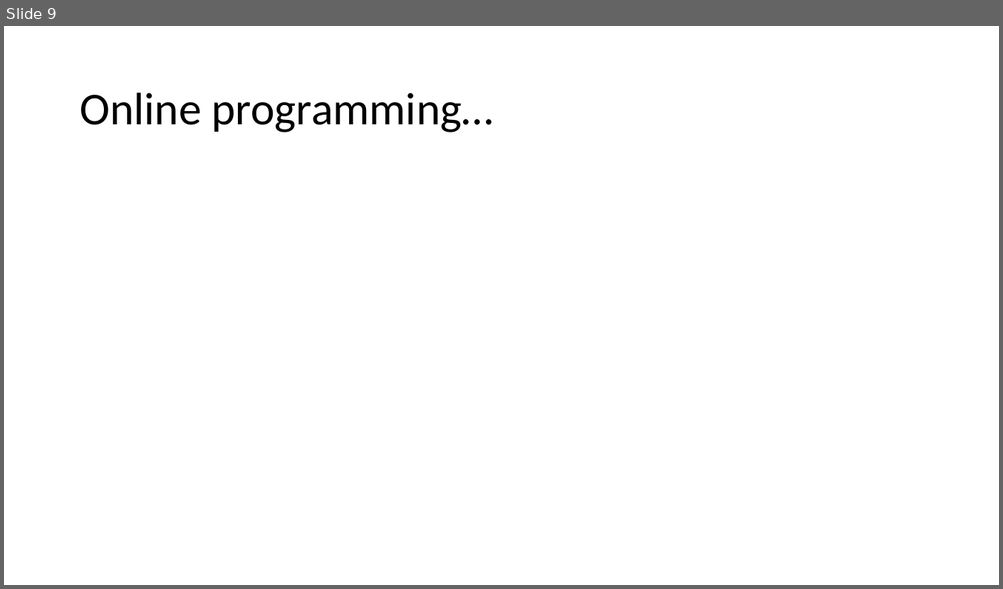
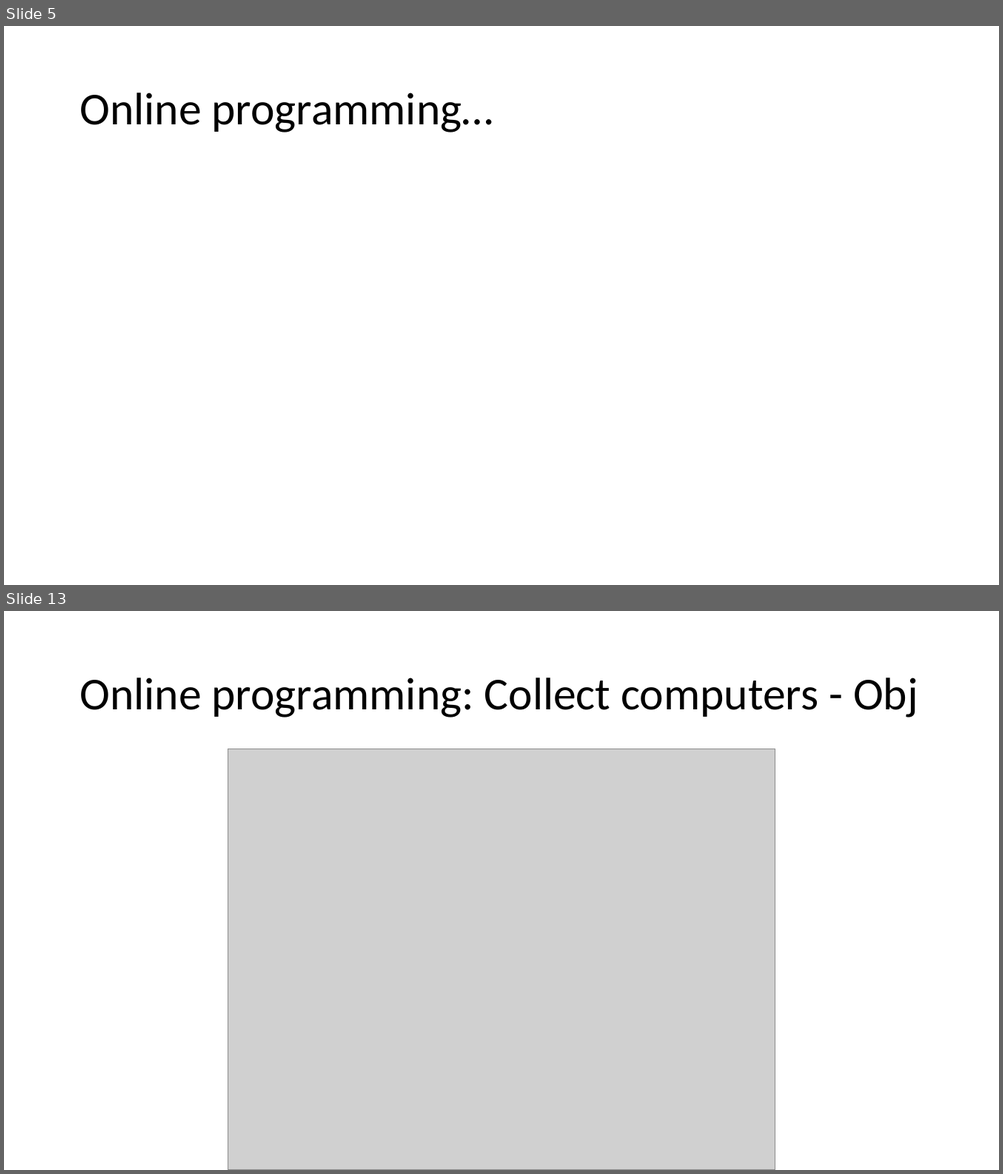
Before and after one commit to fisterloegsovs/pop22, a slide deck: lectures/1.2Scratch/lecture.pptx. Shown one above the other, each under a label of ours: slide 9 before the commit, slides 5 and 13 after it; the slides between them are not shown. The pictures are 1003x589 and 1003x1174 pixels, drawn with LibreOffice and Linux fonts; fonts in the diff are those of the drawing; grey boxes stand for pictures. Boxes give left, top, right and bottom in pixels: in the first picture for what was removed or moved away, otherwise in the second. Text is boxed around its words. In the diff, an @@ line names an element or a change of style, - is before the commit and + after.

```diff
--- a/lectures/1.2Scratch/lecture.pptx
+++ b/lectures/1.2Scratch/lecture.pptx
@@ slide 13 added at [4, 611, 999, 1170], background #FFFFFF @@
@@ title added at [79, 678, 918, 718], 44 pt, text #000000 @@
+Online programming: Collect computers - Obj
@@ picture added at [227, 749, 776, 1170] @@
@@ what was slide 9 is now slide 5 @@
```
Also in this commit, not shown: 3 slides changed, 10 other slides added, 5 slides removed, 27 other files.
